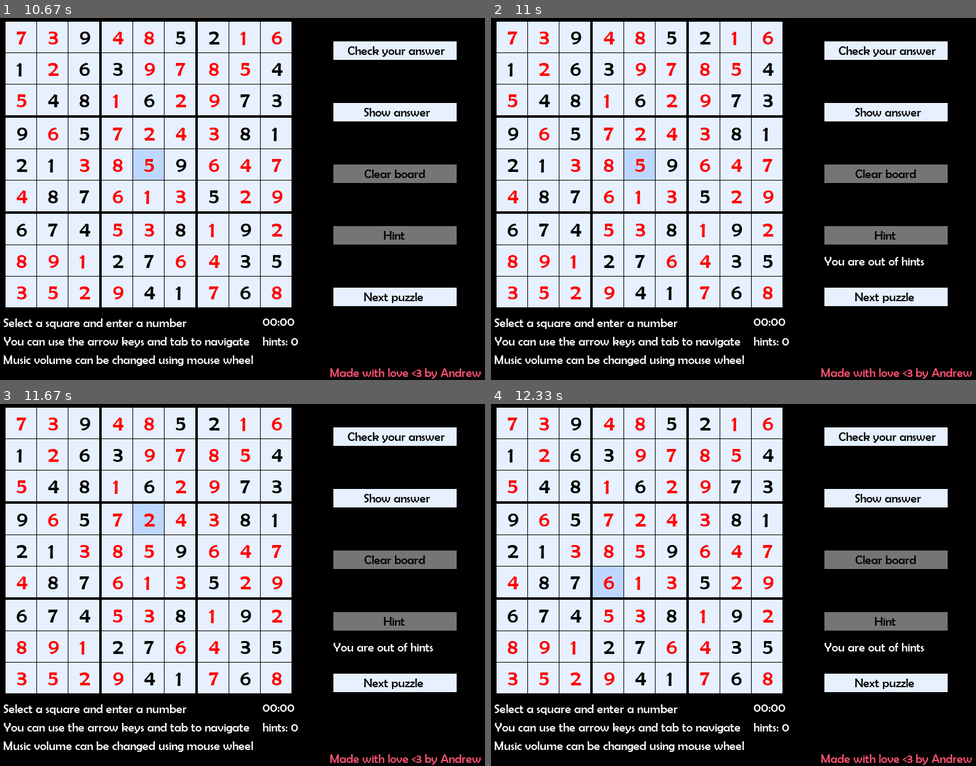
Above: before the commit, frames 1-4 (two rows, left to right).
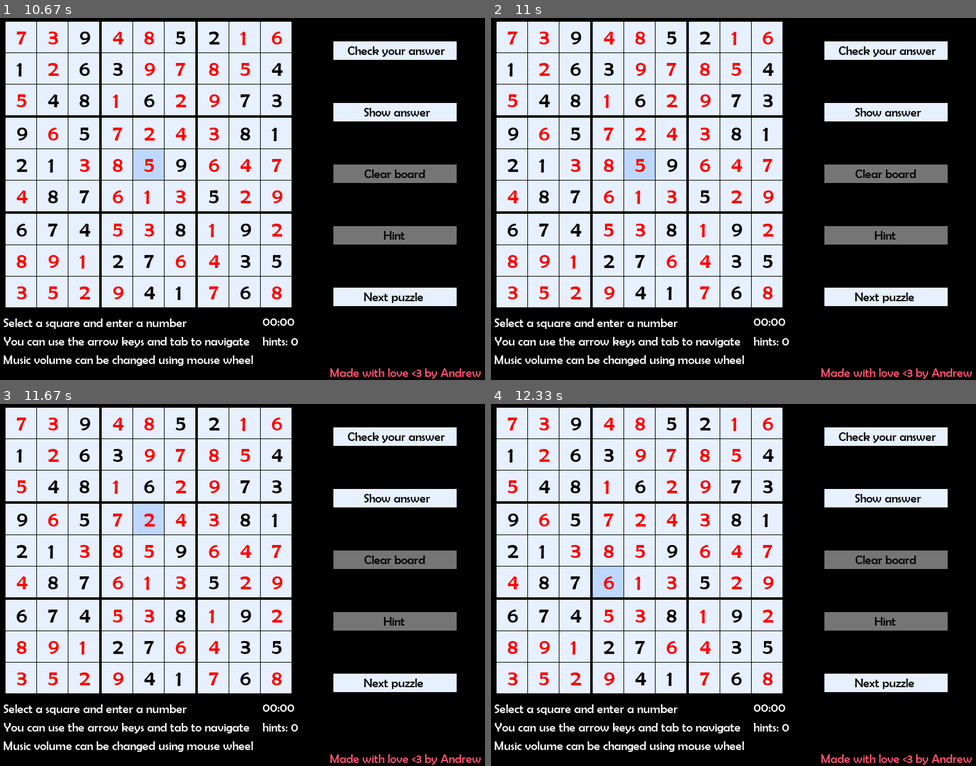
Above: after the commit, the same moments.

Repository: bafyle/Sudoku-game-using-Pygame
Game: pygame game, started from sudoku.py
Two runs of this game, one before a commit and one after it. Both use one fixed random seed, a clock stepped at 60 frames per second and the inputs below.
Inputs (mouse positions are in pixels of both pictures, inside the frame that each line leads up to):
- Up to frame 1 (10.67 s): click (392, 50) at 0.38 s; click (392, 296) at 0.72 s; click (392, 112) at 1.05 s; click (392, 235) at 1.38 s; click (392, 50) at 1.72 s; click (97, 173) at 2.05 s; click (392, 235) at 2.38 s; click (203, 173) at 2.72 s; click (417, 242) at 3.05 s; click (189, 199) at 3.38 s; click (358, 195) at 3.72 s; click (135, 173) at 4.05 s; click (67, 133) at 4.38 s; click (130, 133) at 4.72 s; click (189, 108) at 5.05 s; click (58, 130) at 5.38 s; click (145, 57) at 5.72 s; click (363, 235) at 6.05 s; click (140, 202) at 6.38 s; click (160, 126) at 7.28 s; click (101, 303) at 7.62 s; click (261, 231) at 7.95 s; click (58, 253) at 8.85 s; click (184, 141) at 9.75 s; click (145, 170) at 10.65 s
- Up to frame 2 (11 s): click (830, 238) at 10.98 s
- Up to frame 3 (11.67 s): click (218, 490) at 11.32 s; click (140, 534) at 11.65 s
- Up to frame 4 (12.33 s): click (621, 563) at 11.98 s; click (607, 570) at 12.32 s

Frame 1 is identical in both runs. In frame 2, 0.2% of the frame differs, in the area x 68-90%, y 65-69%; in frame 3, 0.2%; in frame 4, 0.2%.

Commit message:
code refactoring

Diff:
--- a/GUI/Board.py
+++ b/GUI/Board.py
@@ -47,7 +47,7 @@
             self.cells.append(innerList)
 
     def refresh_cells(self) -> None:
-        """Re-insert all numbers from the board to cells"""
+        """Re-insert all numbers from the 2D list to cells"""
         for i in range(9):
             for j in range(9):
                 number = self.puzzle[i][j]
--- a/GUI/Buttons.py
+++ b/GUI/Buttons.py
@@ -1,22 +1,20 @@
 from .Rectangle import *
-
+from typing import Callable
 
 class Button(Rectangle):
-    """
-    A Button class is like the cell class but it has a text in the middle
-    insted of one number and it has different size and it has a reaction with the mouse
-    """
-    def __init__(self, text: str, attributes: tuple, win: pygame.Surface):
+    def __init__(self, text: str, attributes: tuple, win: pygame.Surface, action_function: Callable, action_kwargs: dict):
         super().__init__(attributes, win)
-        self.text = text
+        self._text = text
+        self._action_function = action_function
+        self._kwargs = action_kwargs
 
     def draw(self, game_font: pygame.freetype.Font):
         super()._draw_rect()
         padding = self.attributes[2] // 2
-        padding -= len(self.text) * 4.5
+        padding -= len(self._text) * 4.5
 
         game_font.render_to(self.win, (self.attributes[0]+padding, self.attributes[1]+8),
-                            self.text, (0, 0, 0))
+                            self._text, (0, 0, 0))
 
     def on_mouse_enter(self):
         """
@@ -32,3 +30,6 @@
         """
         if self.Enable:
             self.color = RectangleColor.NORMAL_COLOR.value
+
+    def execute_button_action(self):
+        self._action_function(**self._kwargs)
--- a/GUI/Notification.py
+++ b/GUI/Notification.py
@@ -15,12 +15,12 @@
         self.currentPosition = tuple()
         self.color = color
 
-    def add_position(self, newPoisition: tuple) -> None:
+    def add_position(self, new_position: tuple) -> None:
         """
         This method takes a tuple of 2 integers and store them
         to a list of position.
         """
-        self.positions.append(newPoisition)
+        self.positions.append(new_position)
 
     def invoke_notification(self, message: str, i: int) -> None:
         if i < len(self.positions):
@@ -36,8 +36,9 @@
         self.invoked = False
 
     def draw(self, win, game_font) -> None:
-        if self.invoked:
-            game_font.render_to(win, self.currentPosition, self.message, self.color)
-            notificationEndTime = time.time()
-            if notificationEndTime - self.timer >= Notification.DISPLAY_TIME:
-                self.invoked = False
+        if not self.invoked:
+            return
+        game_font.render_to(win, self.currentPosition, self.message, self.color)
+        notificationEndTime = time.time()
+        if notificationEndTime - self.timer >= Notification.DISPLAY_TIME:
+            self.invoked = False
--- a/sudoku.py
+++ b/sudoku.py
@@ -24,6 +24,25 @@
 class Game:
     BACKGROUND_COLOR = (0, 0, 0)
 
+    def _check_answer_button_action(self):
+        valid_puzzle = self.check_valid_puzzle()
+        if valid_puzzle:
+            self.board.solved = True
+            self.notification.invoke_notification("Your answer is correct!!", 0)
+        else:
+            self.notification.invoke_notification("Think again", 0)
+
+    def _show_answer_button_action(self):
+        self.show_answer()
+        self.buttons_list[2].Enable = False # disable the reset button
+
+    def _next_puzzle_button_action(self):
+        self.get_next_puzzle_action()
+        self.reset_game_timer()
+        self.reset_hints()
+        self.notification.kill_notification()
+        self.buttons_list[2].Enable = True # enable the reset button
+
     def __init__(self) -> None:
         pygame.init()
         pygame.display.set_caption("Sudoku")
@@ -32,11 +51,11 @@
         self.win = pygame.display.set_mode(self.resolution)
         self.game_font = pygame.freetype.Font("fonts/BRLNSR.ttf", 36)
         self.buttons_list = [
-            Buttons.Button("Check your answer", (550, 50, 200, 30), self.win),
-            Buttons.Button("Show answer", (550, 150, 200, 30), self.win),
-            Buttons.Button("Clear board", (550, 250, 200, 30), self.win),
-            Buttons.Button("Next puzzle", (550, 450, 200, 30), self.win),
-            Buttons.Button("Hint", (550, 350, 200, 30), self.win),
+            Buttons.Button("Check your answer", (550, 50, 200, 30), self.win, self._check_answer_button_action, {}),
+            Buttons.Button("Show answer", (550, 150, 200, 30), self.win, self._show_answer_button_action, {}),
+            Buttons.Button("Clear board", (550, 250, 200, 30), self.win, self.reset_board, {}),
+            Buttons.Button("Next puzzle", (550, 450, 200, 30), self.win, self._next_puzzle_button_action, {}),
+            Buttons.Button("Hint", (550, 350, 200, 30), self.win, self._hint_button_action, {}),
         ]
         self.database_connection = Database("./puzzles.db")
         self.number_of_puzzles = self.database_connection.get_number_of_puzzles()
@@ -93,7 +112,7 @@
     def close_database(self) -> None:
         Database.close_connection()
 
-    def check_valid_puzzle_action(self):
+    def check_valid_puzzle(self):
         """
         Return true if the puzzle is correct and false otherwise
         """
@@ -109,16 +128,13 @@
         self.timer = 0
         self.timer_start = time.time()
 
-    def show_answer_action(self):
-        """
-        Action function for the show answer button
-        """
+    def show_answer(self):
         self.board.puzzle = copy.deepcopy(self.board.solved_puzzle)
         self.puzzle = self.board.puzzle
         self.board.refresh_cells()
         self.board.solved = True
 
-    def hint_action(self):
+    def _hint_button_action(self):
         """
         Action function for the hint button
         """
@@ -308,31 +324,9 @@
                     return
 
     def _mouse_button_1_pressed_on_buttons(self, event):
-        if self.buttons_list[0].rect.collidepoint(pygame.mouse.get_pos()) and self.buttons_list[0].Enable:
-            valid_puzzle = self.check_valid_puzzle_action()
-            if valid_puzzle:
-                self.board.solved = True
-                self.notification.invoke_notification("Your answer is correct!!", 0)
-            else:
-                self.notification.invoke_notification("Think again", 0)
-
-        elif self.buttons_list[1].rect.collidepoint(pygame.mouse.get_pos()) and self.buttons_list[1].Enable:
-            self.show_answer_action()
-            self.buttons_list[2].Enable = False # disable the reset button
-
-        elif self.buttons_list[2].rect.collidepoint(pygame.mouse.get_pos()) and self.buttons_list[2].Enable:
-            self.reset_board()
-
-        elif self.buttons_list[3].rect.collidepoint(pygame.mouse.get_pos()) and self.buttons_list[3].Enable:
-            self.get_next_puzzle_action()
-            self.reset_game_timer()
-            self.reset_hints()
-            self.notification.kill_notification()
-            self.buttons_list[2].Enable = True # enable the reset button
-
-        elif self.buttons_list[4].rect.collidepoint(pygame.mouse.get_pos()):
-            self.hint_action()
-
+        for button in self.buttons_list:
+            if button.rect.collidepoint(pygame.mouse.get_pos()) and button.Enable:
+                button.execute_button_action()
 
 def main():
     game = Game()
